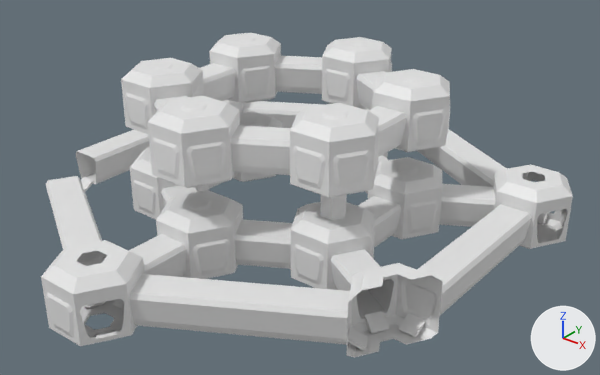
The Blender file Assets/Models/Dimensions_blocking_01.blend as it was, and as the next commit left it.
Rendered twice from a 50 mm camera at (60.4, -72.6, 49.2) aimed at (3.4, -1.4, 5.0). Arrows for +X, +Y and +Z are at lower right; the lights stay in place.
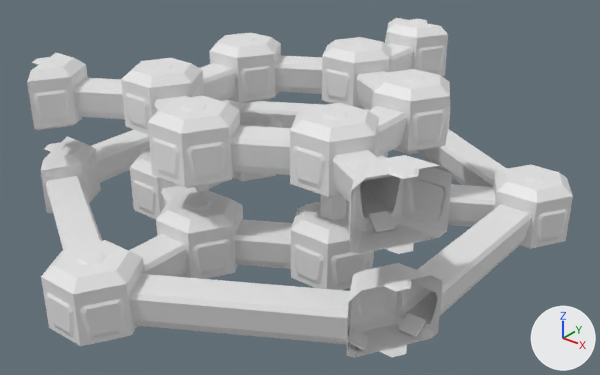
Where the change shows, as pixel boxes (x1, y1, x2, y2) in the pictures (600 x 375 px):
'Circle.039', moved: before (331, 249, 443, 358); after (332, 150, 452, 254)
'Circle.093', added: after (27, 53, 125, 130)
'Circle.079', added: after (346, 263, 443, 358)
'Circle.092', added: after (385, 18, 448, 76)
'Circle.094', added: after (40, 137, 101, 213)
'Circle.087', added: after (80, 299, 125, 340)
'Circle.064', deleted: before (333, 150, 371, 191)
'Circle.089', added: after (356, 286, 393, 319)
'Circle.080', added: after (537, 209, 568, 243)
'Circle.103', added: after (379, 339, 407, 357)
'Circle.105', added: after (382, 274, 411, 292)
'Circle.112', added: after (384, 238, 414, 254)
'Circle.095', added: after (84, 162, 98, 199)
'Circle.110', added: after (388, 165, 419, 179)
'Circle.096', added: after (77, 251, 107, 266)
'Circle.097', added: after (522, 172, 545, 182)
'Circle.107', added: after (44, 143, 68, 152)
'Circle.108', added: after (31, 57, 56, 65)
'Circle.109', added: after (409, 19, 427, 24)
'Circle.091', added: after (392, 148, 419, 155)
'Circle.024', unchanged, covered by the edit: before (358, 157, 442, 247)

Edits to the bpy script that builds the scene:
```text
Add me_circle_103:
    me_circle_103.from_pydata([(0.0, -1.52, 0.0), (1.32, 0.76, 0.0), (1.32, -0.76, 0.0), (-1.32, 0.76, 0.0), (0.0, 1.52, 0.0), (-1.32, -0.76, 0.0)], [], [(2, 0, 5, 3, 4, 1)])
Change ob_circle_039:
    ob_circle_039.location: (25.98, -15.0, 0.0) -> (25.98, -15.0, 11.5)
Remove ob_circle_064:
    ob_circle_064 = bpy.data.objects.new('Circle.064', me_circle_062)
Add ob_circle_079:
    ob_circle_079 = bpy.data.objects.new('Circle.079', me_circle_077)  # 48 vertices, 24 faces; spans x -4.33..4.33, y -5.0..2.5, z -0.5..7.0
    ob_circle_079.location = (25.98, -15.0, 0.0)
    ob_circle_079.rotation_euler = (0.0, 0.0, 3.665)  # degrees (0, 0, 210)
Add ob_circle_080:
    ob_circle_080 = bpy.data.objects.new('Circle.080', me_circle_080)  # 16 vertices, 9 faces; spans x -4.02..-0.31, y 2.68..4.82, z 0.5..4.5
    ob_circle_080.location = (25.98, 15.0, 0.0)
    ob_circle_080.rotation_euler = (0.0, 0.0, -2.618)  # degrees (0, 0, -150)
Add ob_circle_087:
    ob_circle_087 = bpy.data.objects.new('Circle.087', me_circle_080.copy())
    ob_circle_087.location = (0.0, -30.0, 0.0)
    ob_circle_087.rotation_euler = (0.0, 0.0, 3.665)  # degrees (0, 0, 210)
Add ob_circle_089:
    ob_circle_089 = bpy.data.objects.new('Circle.089', me_circle_080.copy())
    ob_circle_089.location = (25.98, -15.0, 0.0)
    ob_circle_089.rotation_euler = (0.0, 0.0, 0.524)  # degrees (0, 0, 30)
Add ob_circle_091:
    ob_circle_091 = bpy.data.objects.new('Circle.091', me_circle_077.copy())
    ob_circle_091.location = (0.0, 30.0, 0.0)
    ob_circle_091.rotation_euler = (0.0, 0.0, 5.76)  # degrees (0, 0, 330)
Add ob_circle_092:
    ob_circle_092 = bpy.data.objects.new('Circle.092', me_circle_068.copy())  # the mesh of ob_circle_039
    ob_circle_092.location = (0.0, 30.0, 11.5)
    ob_circle_092.rotation_euler = (0.0, 0.0, 5.76)  # degrees (0, 0, 330)
Add ob_circle_093:
    ob_circle_093 = bpy.data.objects.new('Circle.093', me_circle_068.copy())  # the mesh of ob_circle_039
    ob_circle_093.location = (-25.98, -15.0, 11.5)
    ob_circle_093.rotation_euler = (0.0, 0.0, 7.854)  # degrees (0, 0, 90)
Add ob_circle_094:
    ob_circle_094 = bpy.data.objects.new('Circle.094', me_circle_077.copy())
    ob_circle_094.location = (-25.98, -15.0, 0.0)
    ob_circle_094.rotation_euler = (0.0, 0.0, 7.854)  # degrees (0, 0, 90)
Add ob_circle_095:
    ob_circle_095 = bpy.data.objects.new('Circle.095', me_circle_080.copy())
    ob_circle_095.location = (-25.98, -15.0, 0.0)
    ob_circle_095.rotation_euler = (0.0, 0.0, 4.712)  # degrees (0, 0, 270)
Add ob_circle_096:
    ob_circle_096 = bpy.data.objects.new('Circle.096', me_circle_047.copy())  # the mesh of ob_circle_040
    ob_circle_096.location = (0.0, -30.0, 7.0)
    ob_circle_096.rotation_euler = (0.0, 0.0, 3.665)  # degrees (0, 0, 210)
Add ob_circle_097:
    ob_circle_097 = bpy.data.objects.new('Circle.097', me_circle_047.copy())  # the mesh of ob_circle_040
    ob_circle_097.location = (25.98, 15.0, 7.0)
    ob_circle_097.rotation_euler = (0.0, 0.0, 5.76)  # degrees (0, 0, 330)
Add ob_circle_103:
    ob_circle_103 = bpy.data.objects.new('Circle.103', me_circle_103)
    ob_circle_103.location = (25.98, -15.0, -0.5)
    ob_circle_103.rotation_euler = (0.0, 0.0, 11.0)  # degrees (0, 0, 270)
Add ob_circle_105:
    ob_circle_105 = bpy.data.objects.new('Circle.105', me_circle_047.copy())  # the mesh of ob_circle_040
    ob_circle_105.location = (25.98, -15.0, 7.0)
    ob_circle_105.rotation_euler = (0.0, 0.0, 4.712)  # degrees (0, 0, 270)
Add ob_circle_107:
    ob_circle_107 = bpy.data.objects.new('Circle.107', me_circle_047.copy())  # the mesh of ob_circle_040
    ob_circle_107.location = (-25.98, -15.0, 7.0)
    ob_circle_107.rotation_euler = (0.0, 0.0, 8.901)  # degrees (0, 0, 150)
Add ob_circle_108:
    ob_circle_108 = bpy.data.objects.new('Circle.108', me_circle_047.copy())  # the mesh of ob_circle_040
    ob_circle_108.location = (-25.98, -15.0, 18.5)
    ob_circle_108.rotation_euler = (0.0, 0.0, 8.901)  # degrees (0, 0, 150)
Add ob_circle_109:
    ob_circle_109 = bpy.data.objects.new('Circle.109', me_circle_047.copy())  # the mesh of ob_circle_040
    ob_circle_109.location = (0.0, 30.0, 18.5)
    ob_circle_109.rotation_euler = (0.0, 0.0, 6.807)  # degrees (0, 0, 30)
Add ob_circle_110:
    ob_circle_110 = bpy.data.objects.new('Circle.110', me_circle_047.copy())  # the mesh of ob_circle_040
    ob_circle_110.location = (25.98, -15.0, 18.5)
    ob_circle_110.rotation_euler = (0.0, 0.0, 4.712)  # degrees (0, 0, 270)
Add ob_circle_112:
    ob_circle_112 = bpy.data.objects.new('Circle.112', me_circle_103.copy())
    ob_circle_112.location = (25.98, -15.0, 11.0)
    ob_circle_112.rotation_euler = (0.0, 0.0, 11.0)  # degrees (0, 0, 270)
```
